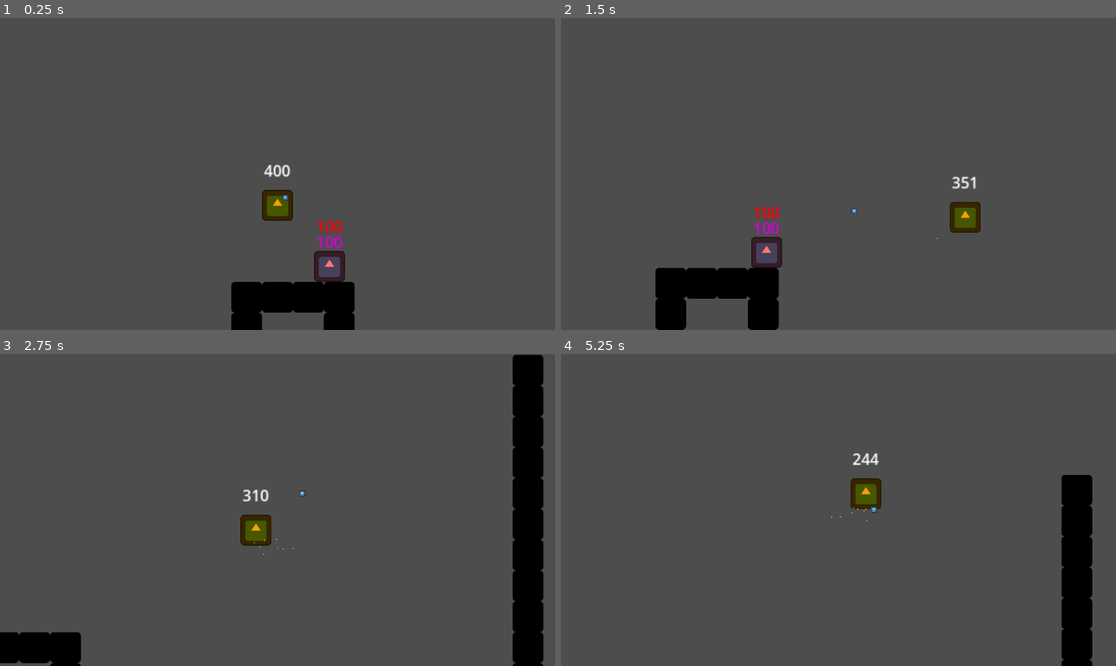
Above: before the commit, frames 1-4 (two rows, left to right).
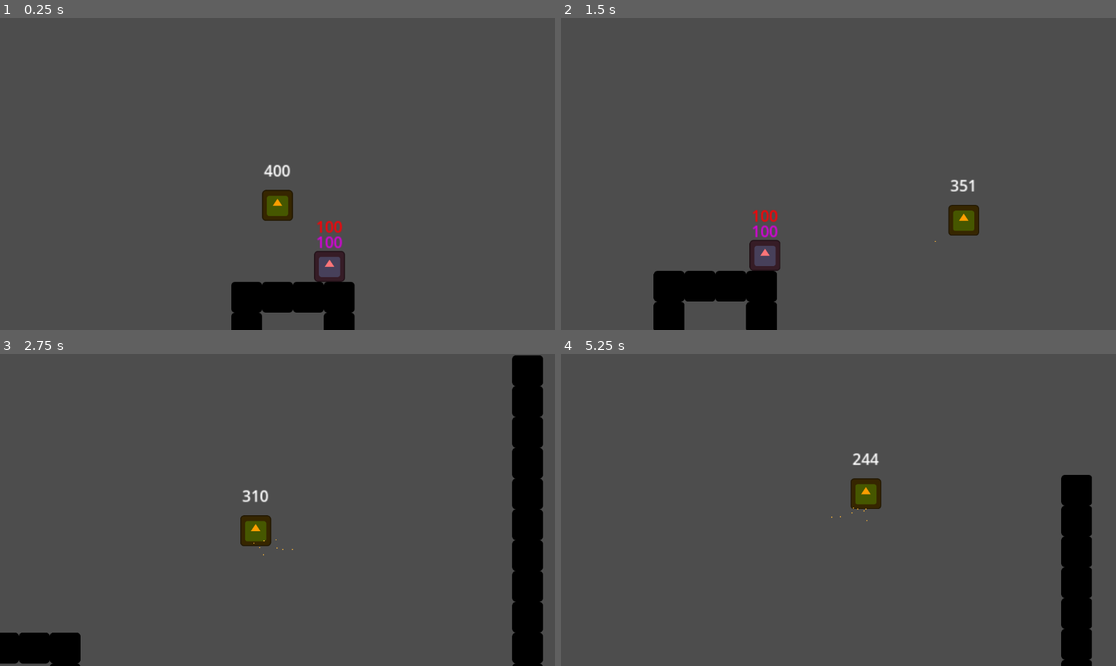
Above: after the commit, the same moments.

Repository: m3lon4rt/godot-proj
Game: Godot game, scene res://Scenes/Main.tscn
Same seed, same stepped clock (60 frames per second), same inputs: the game is played once before the commit and once after it. The engine's default icon, where the game draws it, is replaced by a stand-in: a white triangle on a blue panel in a dark square.
Inputs (mouse positions are in pixels of both pictures, inside the frame that each line leads up to):
- Up to frame 1 (0.25 s): no input
- Up to frame 2 (1.5 s): tap Enter (ui_accept) at 0.5, 0.77 s; move the mouse to (960, 158) at 0.52 s; hold Space (activate_flight) 0.53-1.28 s; hold Right (ui_right) from 0.53 s (still down); move the mouse to (727, 189) at 1.27 s; tap Space (activate_flight) at 1.35 s
- Up to frame 3 (2.75 s): tap Enter (ui_accept) at 1.52 s; move the mouse to (333, 441) at 2.02 s; release Right (ui_right) at 2.03 s; hold Left (ui_left) from 2.03 s (still down); hold Space (activate_flight) from 2.03 s (still down)
- Up to frame 4 (5.25 s): move the mouse to (810, 572) at 2.77 s; release Left (ui_left) at 2.78 s; release Space (activate_flight) at 2.78 s; hold Right (ui_right) 2.78-4.28 s; tap Space (activate_flight) at 2.85, 4.35 s; tap Enter (ui_accept) at 3.02, 3.77, 4.52 s; move the mouse to (1005, 556) at 3.52 s; hold Space (activate_flight) 3.53-4.28 s; move the mouse to (672, 463) at 4.27 s; hold Left (ui_left) 4.28-5.03 s; move the mouse to (866, 510) at 5.02 s; hold Right (ui_right) from 5.03 s (still down); hold Space (activate_flight) from 5.03 s (still down)

The runs differ from the first frame. In frame 1, less than 0.1% of the frame differs, in the area x 50-52%, y 56-59%; in frame 2, 1.5%, in the area x 16-76%, y 50-100%; in frame 3, 0.4%; in frame 4, 0.1%.

Commit message:
Add basic attack collision shape

Diff:
--- /dev/null
+++ b/Scenes/Basic_Atk.gd
@@ -0,0 +1,14 @@
+extends Area2D
+
+
+# Called when the node enters the scene tree for the first time.
+func _ready():
+	pass # Replace with function body.
+
+
+# Called every frame. 'delta' is the elapsed time since the previous frame.
+func _process(delta):
+	look_at(get_global_mouse_position())
+
+func _on_body_entered(CharacterBody2D):
+	print("hit")
--- a/Scenes/Player.tscn
+++ b/Scenes/Player.tscn
@@ -1,8 +1,9 @@
-[gd_scene load_steps=5 format=3 uid="uid://boyq21qdyfnda"]
+[gd_scene load_steps=6 format=3 uid="uid://boyq21qdyfnda"]
 
 [ext_resource type="Texture2D" uid="uid://bd2a16u7bvkvh" path="res://icon.svg" id="1_ndptr"]
 [ext_resource type="Script" path="res://Scenes/Player.gd" id="1_ofwwl"]
 [ext_resource type="Script" path="res://Scenes/Camera2D.gd" id="3_dwfug"]
+[ext_resource type="Script" path="res://Scenes/Basic_Atk.gd" id="3_tc05a"]
 
 [sub_resource type="CircleShape2D" id="CircleShape2D_psfy8"]
 
@@ -21,15 +22,16 @@
 scale = Vector2(1.6, 1.6)
 shape = SubResource("CircleShape2D_psfy8")
 
-[node name="Label" type="Label" parent="."]
-offset_top = -32.0
-offset_right = 32.0
-offset_bottom = -9.0
-text = "0"
-horizontal_alignment = 1
+[node name="Basic_Atk" type="Area2D" parent="."]
+position = Vector2(16, 16)
+script = ExtResource("3_tc05a")
+
+[node name="Basic_Atk_Hitbox" type="CollisionPolygon2D" parent="Basic_Atk"]
+polygon = PackedVector2Array(32, 0, 48, -16, 64, -32, 80, -48, 96, -40, 112, -24, 120, 0, 112, 24, 96, 40, 80, 48, 64, 32, 48, 16)
 
 [node name="Camera2D" type="Camera2D" parent="."]
-offset = Vector2(16, 16)
+visible = false
+position = Vector2(16, 16)
 zoom = Vector2(2, 2)
 position_smoothing_enabled = true
 drag_horizontal_enabled = true
@@ -37,7 +39,6 @@
 script = ExtResource("3_dwfug")
 
 [node name="Sprite2D" type="Sprite2D" parent="Camera2D"]
-position = Vector2(16, 16)
 scale = Vector2(0.05, 0.05)
 texture = ExtResource("1_ndptr")
 
@@ -84,3 +85,12 @@
 emission_shape = 1
 emission_sphere_radius = 16.0
 color = Color(1, 0.721569, 0.219608, 1)
+
+[node name="Label" type="Label" parent="."]
+offset_top = -32.0
+offset_right = 32.0
+offset_bottom = -6.0
+text = "0"
+horizontal_alignment = 1
+
+[connection signal="body_entered" from="Basic_Atk" to="Basic_Atk" method="_on_body_entered"]
